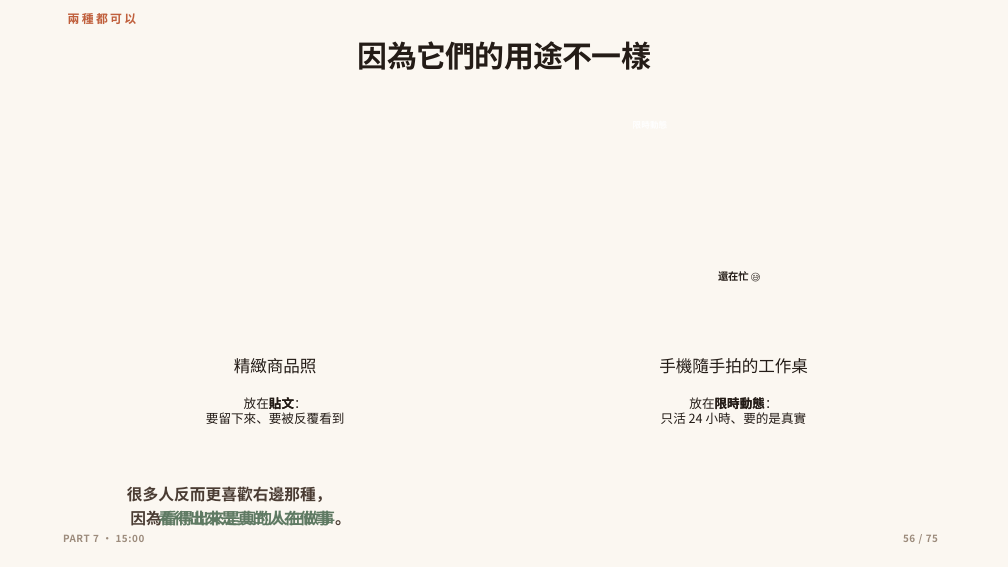
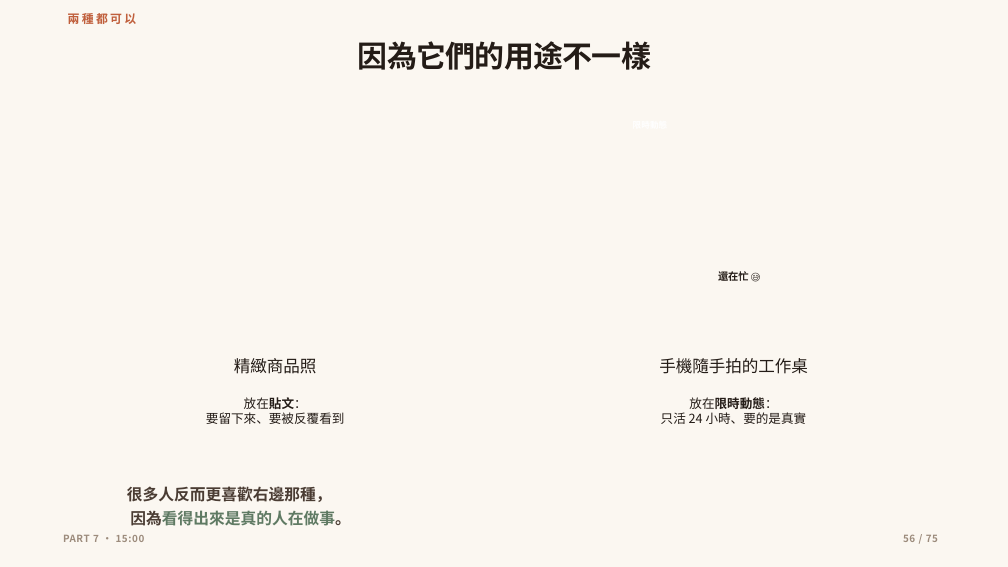
Before and after one commit to ja9705110/gogoeveryday, a slide deck: slide 56 of social-course/social-media-course-deck.pptx. Drawn at 1008x567 pixels with LibreOffice and Linux fonts; fonts in the diff are those of the drawing; background and template pictures are left out. Boxes give left, top, right and bottom in pixels: in the first picture for what was removed or moved away, otherwise in the second. Text is boxed around its words. In the diff, an @@ line names an element or a change of style, - is before the commit and + after.

```diff
--- a/social-course/social-media-course-deck.pptx
+++ b/social-course/social-media-course-deck.pptx
@@ text removed at (244,397,307,410) @@
-貼文
@@ text removed at (689,397,777,409) @@
-限時動態
@@ text removed at (130,508,350,529) @@
-看得出來是真的人在做事
```
Also in this commit, not shown: 54 other slides changed, 1 other file.
